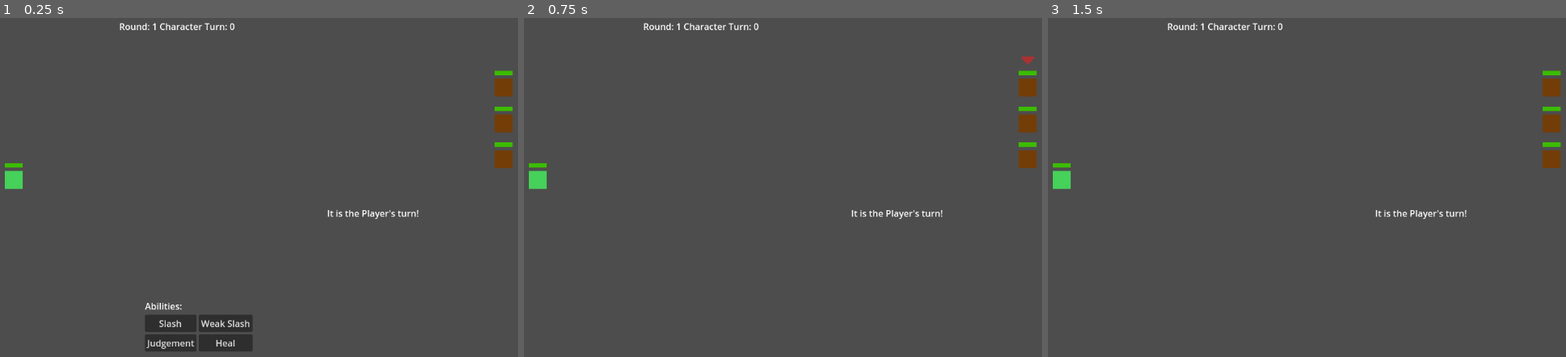
Above: before the commit, frames 1-3 (left to right).
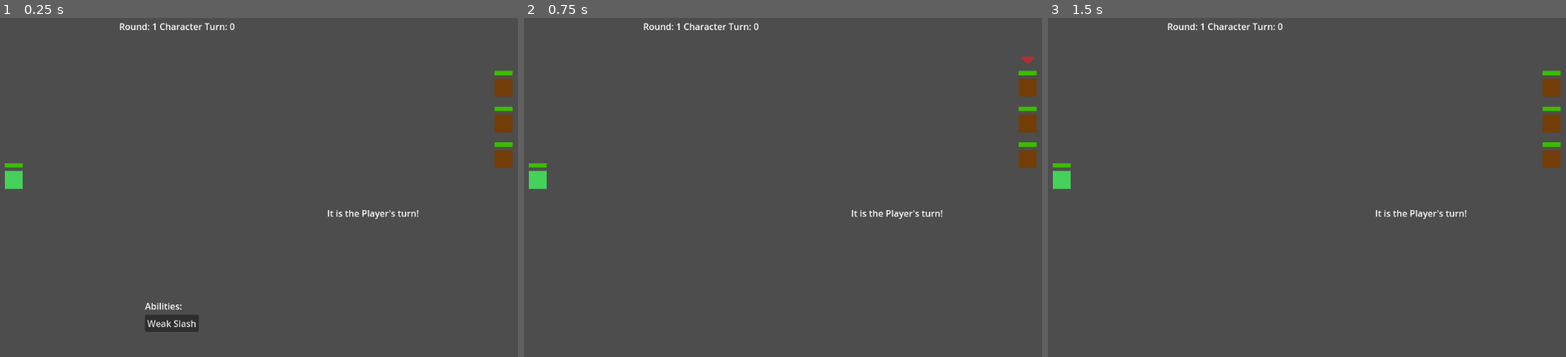
Above: after the commit, the same moments.

Repository: wildbeard/rpg
Game: Godot game, scene res://Scenes/Battle/BattleScene.tscn
Two runs of this game, one before a commit and one after it. Both use one fixed random seed, a clock stepped at 60 frames per second and the inputs below. The project has no main scene, so this scene is started directly.
Inputs:
- Up to frame 1 (0.25 s): no input
- Up to frame 2 (0.75 s): click "Slash" (after the commit: "Weak Slash") at 0.5 s
- Up to frame 3 (1.5 s): tap Enter (ui_accept) at 1.25 s; hold Up (ui_up) from 1.28 s (still down)

The runs differ from the first frame. In frame 1, 1.6% of the frame differs, in the area x 28-49%, y 87-99%; in frame 2, nothing differs; in frame 3, nothing differs.
Error in both runs: Invalid call. Nonexistent function 'getHitChance' in base 'StaticBody2D (PlayerCharacter)'. (res://Scenes/Battle/BattleScene.gd:143)

Commit message:
Update how AbilitySelector gets its abilities to display

Diff:
--- a/Scenes/Battle/BattleScene.gd
+++ b/Scenes/Battle/BattleScene.gd
@@ -107,7 +107,7 @@
 
 func _playerTurn() -> void:
 	self._print("It is the Player's turn!")
-	# @todo: Pass in abilities
+	%AbilitySelector.setAbilities(self.player.abilityBook.getAbilities())
 	%AbilitySelector.visible = true
 	"""
 		If I use queue_free() in Character:_on_no_health() then this array
--- a/Scenes/UI/AbilitySelect.gd
+++ b/Scenes/UI/AbilitySelect.gd
@@ -3,22 +3,25 @@
 signal ability_selected(id: int)
 
 # @todo: Convert this to accept a typed Resource
-var abilities:
+var abilities: Array[Ability]:
 	get:
 		return abilities
 	set(val):
 		abilities = val
 		self._addButtons(val)
 
+func _ready() -> void:
+	self.abilities = []
 
-func _ready() -> void:
-	self.abilities = Ability.abilities
+func setAbilities(abils: Array[Ability]) -> void:
+	self.abilities = abils
 
-func _addButtons(abils) -> void:
-	for a in abils:
+func _addButtons(abils: Array[Ability]) -> void:
+	# @todo: This needs to be better?
+	for a in abils.filter(func(a): return !has_node("Outer/GridContainer/ability_%d" % a.id)):
 		var btn: Button = Button.new()
+		btn.name = "ability_%d" % a.id
 		btn.text = a.name
-		btn.set_meta("ability_id", a.id)
 		btn.connect("pressed", func(): self._handle_button_click(a.id))
 		%GridContainer.add_child(btn)
 
